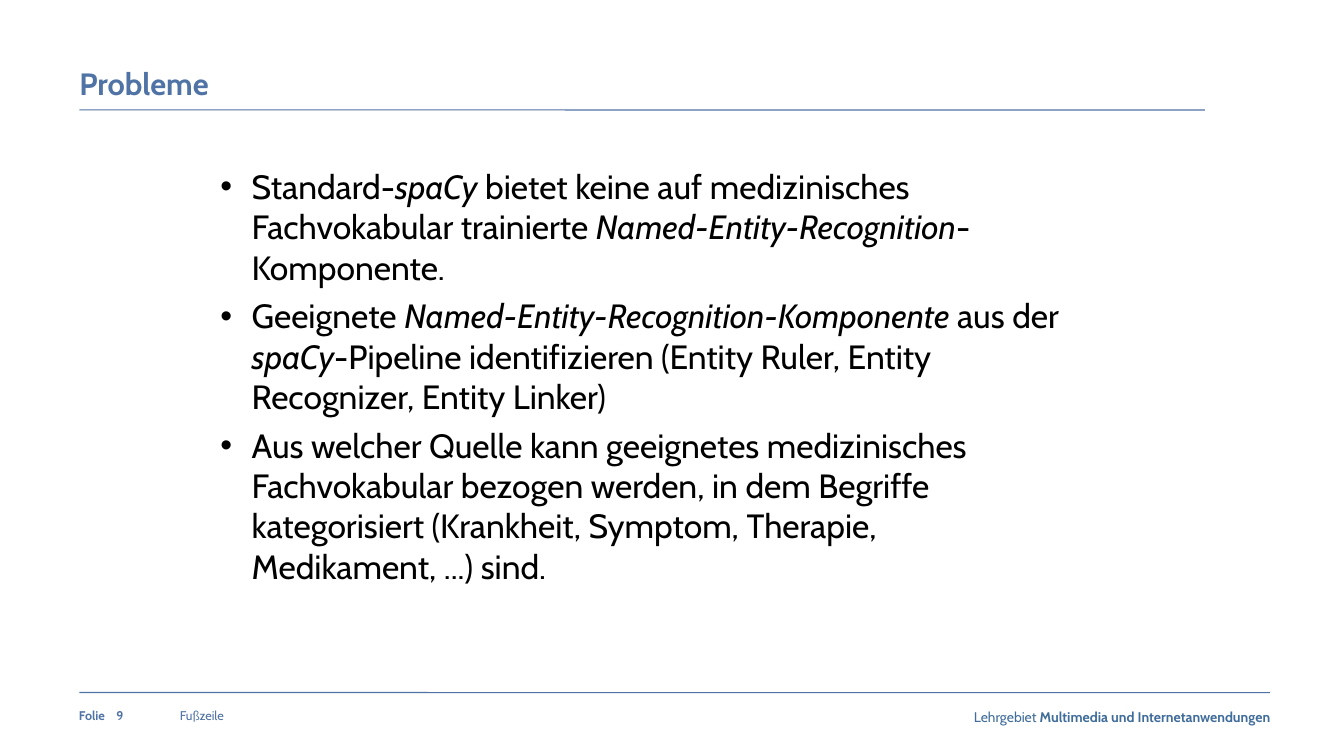
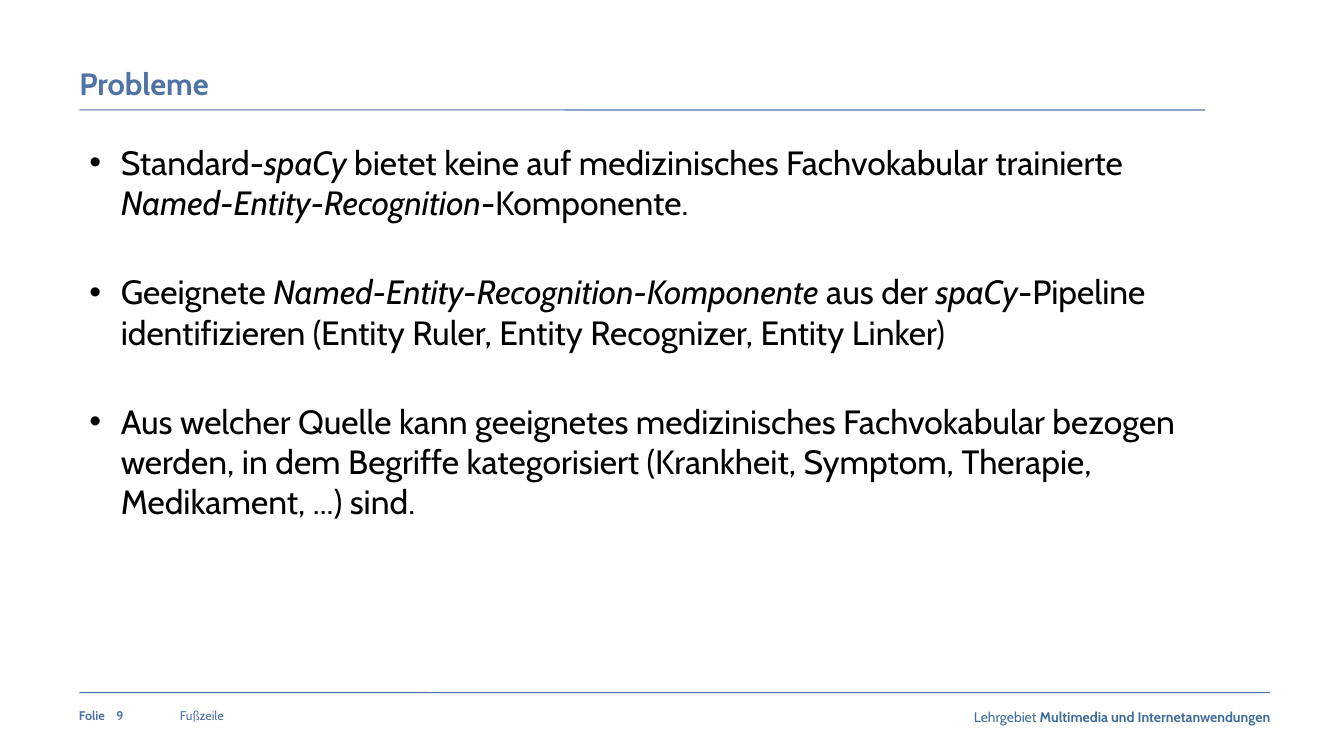
Before and after one commit to claraja/NLP_63458_WS22, a slide deck: slide 9 of Praesentation/Praesentation_Fachpraktikum_MedExtractor_Gruppe5.pptx. Drawn at 1344x756 pixels with LibreOffice and Linux fonts; fonts in the diff are those of the drawing; background and template pictures are left out. Boxes give left, top, right and bottom in pixels: in the first picture for what was removed or moved away, otherwise in the second. Text is boxed around its words. In the diff, an @@ line names an element or a change of style, - is before the commit and + after.

```diff
--- a/Praesentation/Praesentation_Fachpraktikum_MedExtractor_Gruppe5.pptx
+++ b/Praesentation/Praesentation_Fachpraktikum_MedExtractor_Gruppe5.pptx
@@ text "Standard-spaCy bietet keine auf medizinisches ..." rewrapped from bbox=[252, 173, 1059, 583] to bbox=[121, 149, 1174, 518] @@
```
Also in this commit, not shown: 5 other slides changed, 2 slides added, 2 other files.
